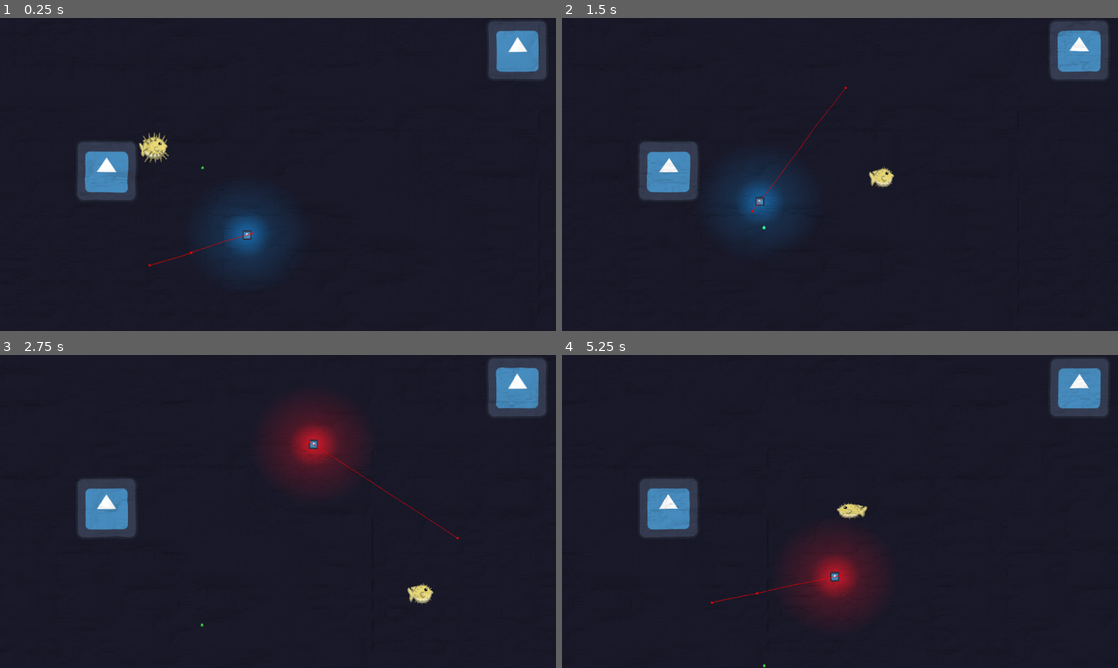
Above: before the commit, frames 1-4 (two rows, left to right).
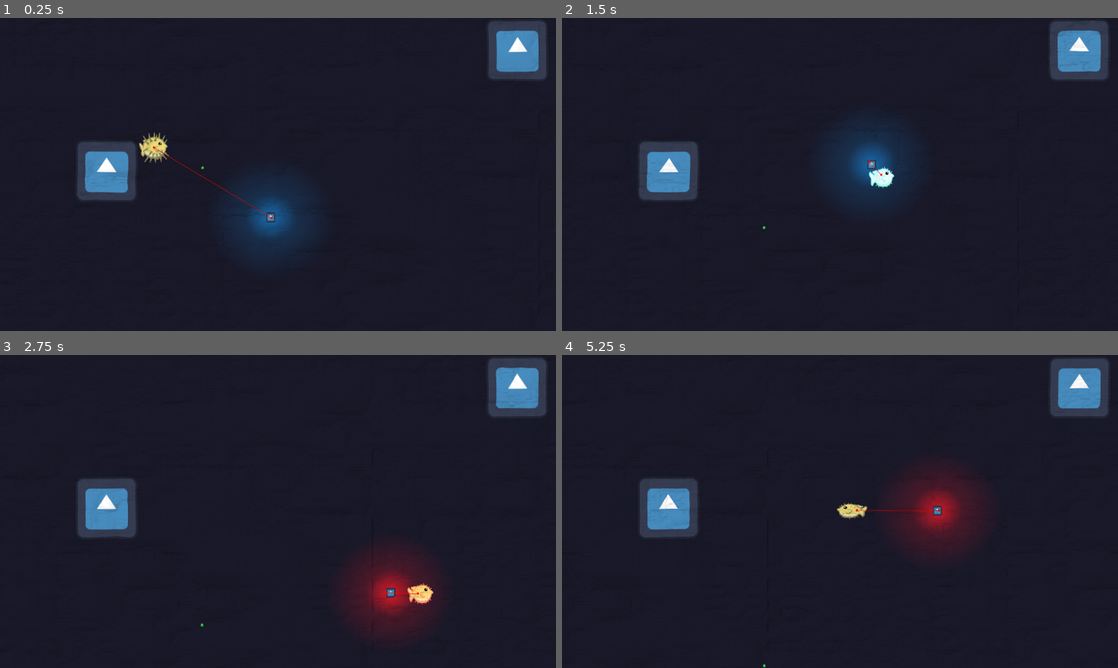
Above: after the commit, the same moments.

Repository: Chestrade/pixel-jam-2024
Game: Godot game, scene res://Scenes/Test Levels/AnglerFish Gym.tscn
Two runs of this game, one before a commit and one after it. Both use one fixed random seed, a clock stepped at 60 frames per second and the inputs below. This scene is started directly instead of the project's main scene. The engine's default icon, where the game draws it, is replaced by a stand-in: a white triangle on a blue panel in a dark square.
Inputs:
- Up to frame 1 (0.25 s): no input
- Up to frame 2 (1.5 s): hold Right (swim_right) 0.53-1.28 s; hold Shift (dash) 0.53-1.28 s; hold Down (swim_down) from 1.28 s (still down); tap Space (inflate) at 1.35 s
- Up to frame 3 (2.75 s): release Down (swim_down) at 2.03 s; hold Right (swim_right) from 2.03 s (still down); hold J from 2.03 s (still down)
- Up to frame 4 (5.25 s): release Right (swim_right) at 2.78 s; release J at 2.78 s; hold W (swim_up) 2.78-3.53 s; tap Shift (dash) at 2.85 s; hold Space (inflate) 3.53-4.28 s; hold Left (swim_left) 3.53-5.03 s; tap J at 4.35 s; hold Down (swim_down) from 5.03 s (still down); hold Shift (dash) from 5.03 s (still down)

The runs differ from the first frame. In frame 1, 1.9% of the frame differs, in the area x 26-55%, y 40-80%; in frame 2, 4.6%; in frame 3, 7.0%, in the area x 48-83%, y 14-90%; in frame 4, 6.7%.

Commit message:
Anglerfish now moves towards player constantly

Diff:
--- a/Characters/angler_fish.tscn
+++ b/Characters/angler_fish.tscn
@@ -1,12 +1,9 @@
-[gd_scene load_steps=9 format=3 uid="uid://cj1nptspt5q4w"]
+[gd_scene load_steps=8 format=3 uid="uid://cj1nptspt5q4w"]
 
 [ext_resource type="Script" path="res://Scripts/angler_fish.gd" id="1_kr2uu"]
 [ext_resource type="Texture2D" uid="uid://d0egbrasmuxvw" path="res://icon.svg" id="1_r77o7"]
 
 [sub_resource type="CircleShape2D" id="CircleShape2D_oq4ku"]
-
-[sub_resource type="CircleShape2D" id="CircleShape2D_xillh"]
-radius = 30.0167
 
 [sub_resource type="CircleShape2D" id="CircleShape2D_igk2u"]
 radius = 106.019
@@ -25,13 +22,12 @@
 [sub_resource type="CircleShape2D" id="CircleShape2D_a1d40"]
 radius = 17.0
 
-[node name="Angler Fish" type="CharacterBody2D" node_paths=PackedStringArray("nav_agent", "markers")]
+[node name="Angler Fish" type="CharacterBody2D" node_paths=PackedStringArray("nav_agent")]
 collision_layer = 4
 collision_mask = 7
 motion_mode = 1
 script = ExtResource("1_kr2uu")
 nav_agent = NodePath("Navigation/NavigationAgent2D")
-markers = [null, null, null, null]
 healthColors = Array[Color]([Color(0, 0.920814, 0.539955, 1), Color(0.917647, 0.917647, 0.203922, 1), Color(1, 0.47451, 0, 1), Color(1, 0, 0, 1)])
 
 [node name="Sprite" type="Sprite2D" parent="."]
@@ -56,19 +52,11 @@
 [node name="Agro Range" type="Node2D" parent="."]
 
 [node name="AgroRange" type="Area2D" parent="Agro Range"]
+scale = Vector2(1.02113, 1.07926)
 collision_layer = 4
 collision_mask = 2
 
 [node name="CollisionShape2D" type="CollisionShape2D" parent="Agro Range/AgroRange"]
-shape = SubResource("CircleShape2D_xillh")
-debug_color = Color(1, 0.00518643, 0.0615661, 0.42)
-
-[node name="DeAgro Range" type="Area2D" parent="Agro Range"]
-scale = Vector2(1.02113, 1.07926)
-collision_layer = 4
-collision_mask = 2
-
-[node name="CollisionShape2D" type="CollisionShape2D" parent="Agro Range/DeAgro Range"]
 visible = false
 shape = SubResource("CircleShape2D_igk2u")
 debug_color = Color(0.511034, 0.608367, 1, 0.42)
@@ -95,7 +83,7 @@
 debug_color = Color(0, 0.643137, 0, 0.419608)
 
 [connection signal="timeout" from="Navigation/Timer" to="." method="_on_timer_timeout"]
-[connection signal="area_entered" from="Agro Range/AgroRange" to="." method="_on_area_2d_area_entered"]
-[connection signal="area_exited" from="Agro Range/DeAgro Range" to="." method="_on_area_2d_area_exited"]
+[connection signal="area_entered" from="Agro Range/AgroRange" to="." method="_on_de_agro_range_area_entered"]
+[connection signal="area_exited" from="Agro Range/AgroRange" to="." method="_on_area_2d_area_exited"]
 [connection signal="timeout" from="Light/LightTimer" to="." method="_on_light_timer_timeout"]
 [connection signal="area_entered" from="Trash Pickup/Trash Pickup Area" to="." method="_on_trash_pickup_area_area_entered"]
--- a/Scenes/Test Levels/AnglerFish Gym.tscn
+++ b/Scenes/Test Levels/AnglerFish Gym.tscn
@@ -38,10 +38,10 @@
 [node name="Camera2D" type="Camera2D" parent="."]
 position = Vector2(574, 326)
 
-[node name="Angler Fish" parent="." node_paths=PackedStringArray("markers") instance=ExtResource("1_61sog")]
+[node name="Angler Fish" parent="." node_paths=PackedStringArray("player") instance=ExtResource("1_61sog")]
 position = Vector2(581, 428)
 wall_min_slide_angle = 3.14159
-markers = [NodePath("../Markers/Marker2D"), NodePath("../Markers/Marker2D2"), NodePath("../Markers/Marker2D3"), NodePath("../Markers/Marker2D4")]
+player = NodePath("../Player")
 health = 100.0
 
 [node name="Player" parent="." instance=ExtResource("2_adlbc")]
--- a/Scripts/angler_fish.gd
+++ b/Scripts/angler_fish.gd
@@ -2,16 +2,19 @@
 @export_category("Movement")
 
 ## The speed at which the Angler Fish will move while in the Wandering state.
-@export var wanderSpeed : float = 300
+@export var wanderSpeed : float = 100
 
 ## The speed at which the Angler Fish will move while in the Wandering state.
-@export var chaseSpeed : float = 400
+@export var chaseSpeed : float = 250
 
 ## Refer the Angler fish's navigation agent 2D node.
 @export var nav_agent : NavigationAgent2D
 
+## Refer the player node
+@export var player : CharacterBody2D
+
 ## Points that the Angler fish will pick at random while in the Wandering State.
-@export var markers : Array[Marker2D] = []
+#@export var markers : Array[Marker2D] = []
 
 var speed : float = 300
 
@@ -39,6 +42,8 @@
 	SetState(STATE.WANDERING)
 	nav_agent.path_desired_distance = 4
 	nav_agent.target_desired_distance = 4
+
+	target_node = player
 
 	#Set health and light parameters
 	health = 100
@@ -78,16 +83,18 @@
 func StateUpdate() -> void:
 	match currentState:
 		STATE.WANDERING:
-			if isReachingTarget:
-				if nav_agent.is_navigation_finished():
-					isReachingTarget = false
-					currentMarkerIndex = randi_range(0,markers.size() -1)
-					nav_agent.target_position = markers[currentMarkerIndex].global_position
-
-			else:
-				if nav_agent.is_navigation_finished():
-					isReachingTarget = true
-					nav_agent.target_position = markers[currentMarkerIndex].global_position
+			nav_agent.target_position = target_node.global_position
+			#Old Wandering State Code with Waypoints
+			#if isReachingTarget:
+				#if nav_agent.is_navigation_finished():
+					#isReachingTarget = false
+					#currentMarkerIndex = randi_range(0,markers.size() -1)
+					#nav_agent.target_position = markers[currentMarkerIndex].global_position
+					#
+			#else:
+				#if nav_agent.is_navigation_finished():
+					#isReachingTarget = true
+					#nav_agent.target_position = markers[currentMarkerIndex].global_position
 
 		STATE.CHASE:
 			nav_agent.target_position = target_node.global_position
@@ -113,25 +120,22 @@
 			speed = 10
 
 func recalc_path() -> void:
-	if target_node and currentState == STATE.CHASE:
-		nav_agent.target_position = target_node.global_position
-	elif currentState == STATE.WANDERING:
-		nav_agent.target_position = markers[currentMarkerIndex].global_position
+	nav_agent.target_position = target_node.global_position
+
+	#if target_node and currentState == STATE.CHASE:
+		#nav_agent.target_position = target_node.global_position
+	#elif currentState == STATE.WANDERING:
+		#nav_agent.target_position = markers[currentMarkerIndex].global_position
 
 ## Signals
 
 func _on_timer_timeout() -> void:
 	recalc_path()
 
-func _on_area_2d_area_entered(area: Area2D) -> void:
-	print("ya")
-	SetState(STATE.CHASE)
-	target_node = area.owner
-
 func _on_area_2d_area_exited(area: Area2D) -> void:
 	if area.owner == target_node:
-		target_node = null
-	SetState(STATE.WANDERING)
+		SetState(STATE.WANDERING)
+
 
 func _on_light_timer_timeout() -> void:
 	var flicker = randf_range(minFlickerAmount, maxFlickerAmount)
@@ -143,3 +147,8 @@
 		print("Angler fish ate some trash.")
 		#trashTarget = area.node
 		#SetState(STATE.EAT)
+
+
+func _on_de_agro_range_area_entered(area: Area2D) -> void:
+	SetState(STATE.CHASE)
+	pass # Replace with function body.
